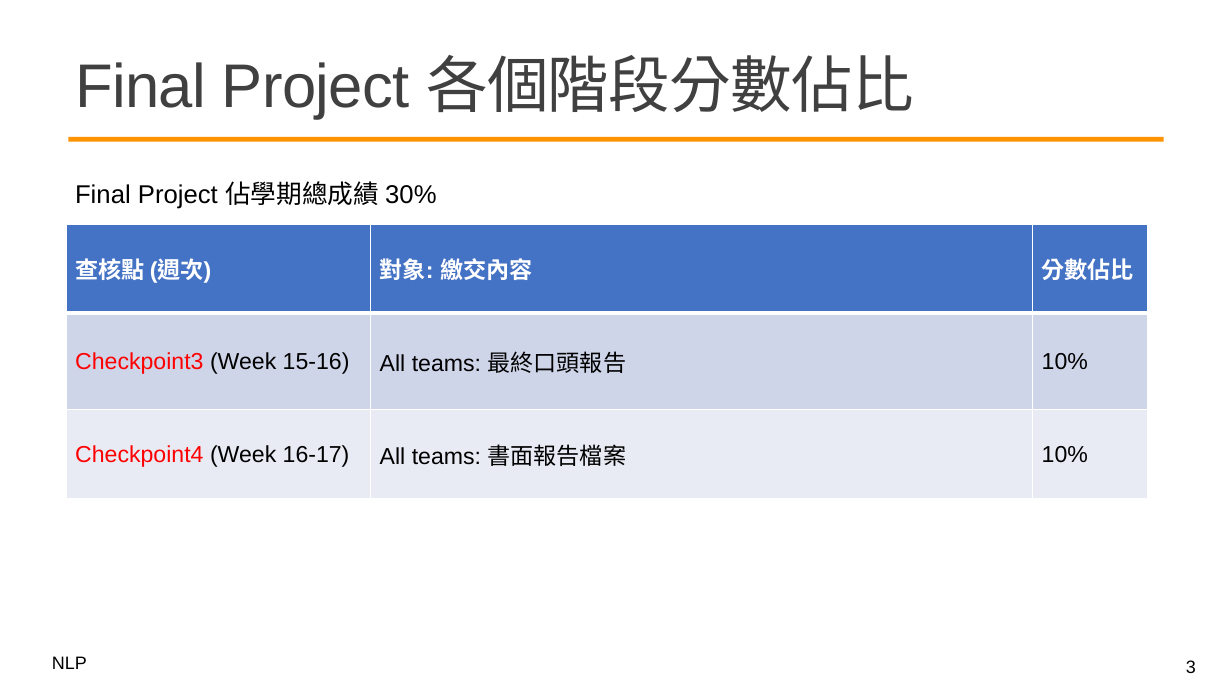
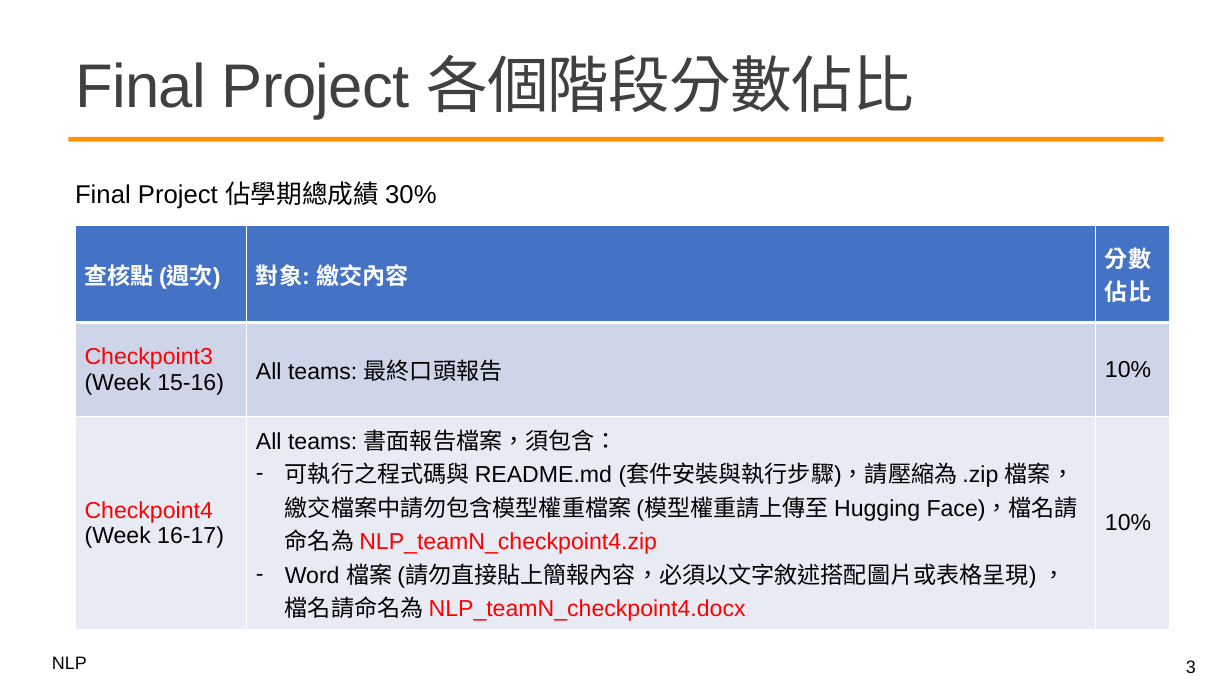
Before and after one commit to mcps5601/CGUNLP_2026_Spring, a slide deck: slide 3 of slides/w14_mamba_0525.pptx. Drawn at 1232x693 pixels with LibreOffice and Linux fonts; fonts in the diff are those of the drawing; background and template pictures are left out. Boxes give left, top, right and bottom in pixels: in the first picture for what was removed or moved away, otherwise in the second. Text is boxed around its words. In the diff, an @@ line names an element or a change of style, - is before the commit and + after.

Commit message:
feat: update w14 slide

```diff
--- a/slides/w14_mamba_0525.pptx
+++ b/slides/w14_mamba_0525.pptx
@@ table at [76,226,1171,630] @@
-row 2, column 1: Checkpoint3 (Week 15-16)
+row 2, column 1: Checkpoint3 / (Week 15-16)
-row 3, column 1: Checkpoint4 (Week 16-17)
+row 3, column 1: Checkpoint4 / (Week 16-17)
-row 3, column 2: All teams: 書面報告檔案
+row 3, column 2: All teams: 書面報告檔案，須包含： / 可執行之程式碼與 README.md (套件安裝與執行步驟)，請壓縮為 .zip 檔案，繳交檔案中請勿包含模型權重檔案 (模型權重請上傳至 Hugging Face)，檔名請命名為 NLP_teamN_checkpoint4.zip / Word 檔案 (請勿直接貼上簡報內容，必須以文字敘述搭配圖片或表格呈現) ，檔名請命名為 NLP_teamN_checkpoint4.docx
@@ table: place and size @@
-table at [66,225,1147,499]
+table at [76,226,1171,630]
```
Also in this commit, not shown: 4 other slides changed, 1 other file.
